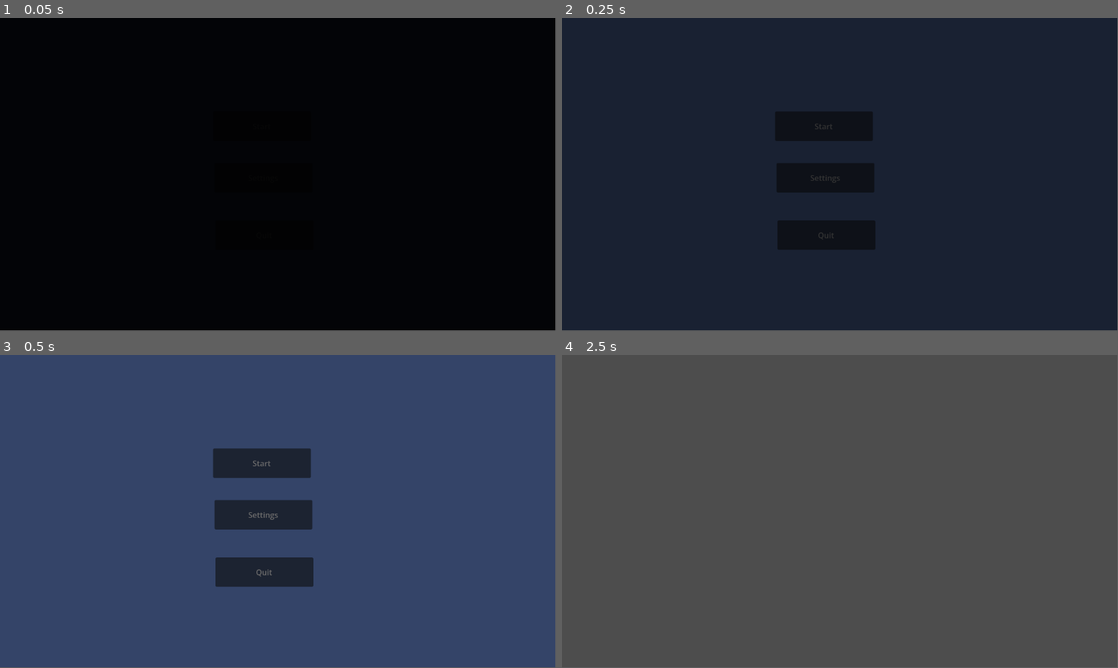
Above: before the commit, frames 1-4 (two rows, left to right).
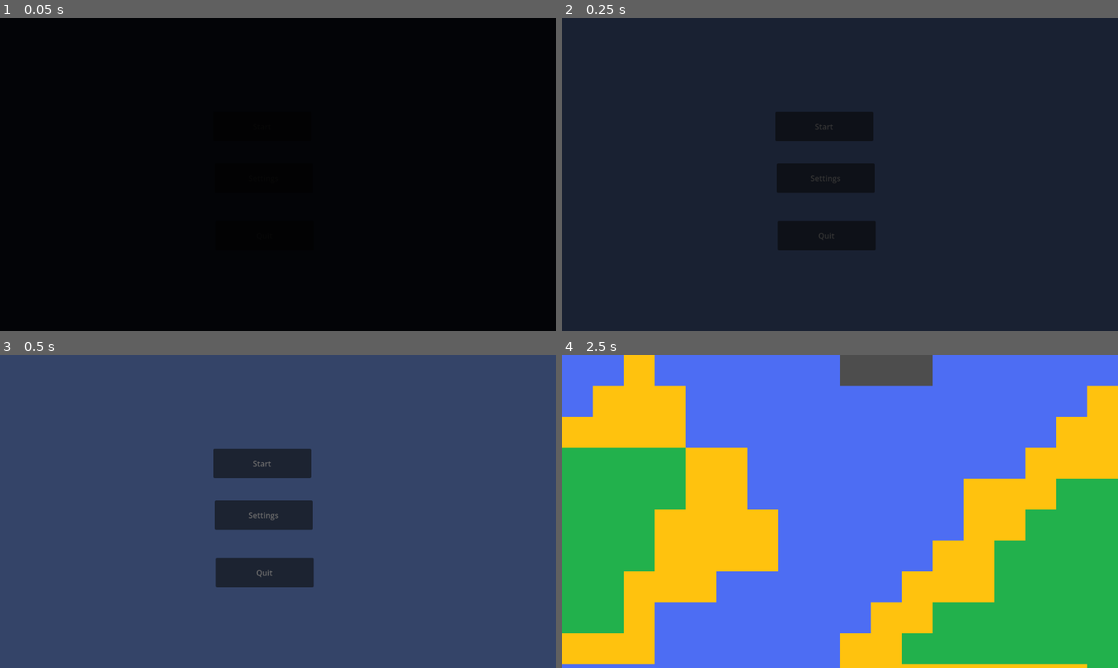
Above: after the commit, the same moments.

Repository: Nils1024/restock
Game: Godot game, scene res://assets/scenes/menus/main_menu.tscn
The game is run twice, just before and just after one commit, with the same random seed, the same clock (stepped at 60 frames per second) and the same inputs.
Inputs:
- Up to frame 1 (0.05 s): no input
- Up to frame 2 (0.25 s): no input
- Up to frame 3 (0.5 s): no input
- Up to frame 4 (2.5 s): click "Start" at 0.5 s; click "Start" at 1.25 s; tap Enter at 2 s; hold Right from 2.03 s (still down); tap Alt at 2.1 s
In our replay, the window is 799x449 before the commit and 800x450 after it. These sizes can differ from the game's own. Grey fills any space a smaller window leaves; there, only what the larger window draws over its background counts as a difference.

The runs differ from the first frame. In frame 2, less than 0.1% of the frame differs, in the area x 44-50%, y 34-71%; in frame 3, 0.2%; in frame 4, 98%, in the area x 0-100%, y 0-100%.

Commit message:
Experimented with generating a map

Diff:
--- a/assets/scenes/game.tscn
+++ b/assets/scenes/game.tscn
@@ -1,6 +1,10 @@
 [gd_scene format=3 uid="uid://c1orinwtla028"]
 
 [ext_resource type="Script" uid="uid://0crhiow25yyj" path="res://assets/scripts/game.gd" id="1_cb66b"]
+[ext_resource type="TileSet" uid="uid://dxrp1ohh6bq6u" path="res://assets/tilesets/Ground.tres" id="2_dis88"]
 
 [node name="Game" type="Node2D" unique_id=1198782607]
 script = ExtResource("1_cb66b")
+
+[node name="TileMapLayer" type="TileMapLayer" parent="." unique_id=653317436]
+tile_set = ExtResource("2_dis88")
--- a/assets/scripts/game.gd
+++ b/assets/scripts/game.gd
@@ -1,10 +1,33 @@
 extends Node2D
 
+@onready var tilemap = $TileMapLayer
+var noise = FastNoiseLite.new()
+var width = 100
+var height = 100
 
 # Called when the node enters the scene tree for the first time.
 func _ready() -> void:
-	pass
+	noise.seed = randi()
+	noise.frequency = 0.05
 
+	generate_map()
+
+func generate_map():
+	for x in range(width):
+		for y in range(height):
+			var n = noise.get_noise_2d(x, y)
+			var atlas = Vector2i(0,0)
+
+			if n < -0.3:
+				atlas = Vector2i(0,0)
+			elif n < -0.1:
+				atlas = Vector2i(1,0)
+			elif n < 0.4:
+				atlas = Vector2i(2,0)
+			else:
+				atlas = Vector2i(3,0)
+
+			tilemap.set_cell(Vector2i(x,y), 0, atlas)
 
 # Called every frame. 'delta' is the elapsed time since the previous frame.
 func _process(delta: float) -> void:
--- /dev/null
+++ b/assets/tilesets/Ground.tres
@@ -0,0 +1,15 @@
+[gd_resource type="TileSet" format=3 uid="uid://dxrp1ohh6bq6u"]
+
+[ext_resource type="Texture2D" uid="uid://cmy3d3n0r7de" path="res://assets/images/Ground.png" id="1_2dpwr"]
+
+[sub_resource type="TileSetAtlasSource" id="TileSetAtlasSource_sf57w"]
+texture = ExtResource("1_2dpwr")
+texture_region_size = Vector2i(64, 64)
+0:0/0 = 0
+1:0/0 = 0
+2:0/0 = 0
+0:1/0 = 0
+
+[resource]
+tile_size = Vector2i(64, 64)
+sources/0 = SubResource("TileSetAtlasSource_sf57w")
--- a/project.godot
+++ b/project.godot
@@ -15,6 +15,10 @@
 config/features=PackedStringArray("4.6", "Mobile")
 config/icon="res://icon.svg"
 
+[display]
+
+window/stretch/mode="viewport"
+
 [editor_plugins]
 
 enabled=PackedStringArray("res://addons/godot_super-wakatime/plugin.cfg")
Binary file added: assets/images/Ground.png
Not shown, added: assets/images/Ground.png.import
